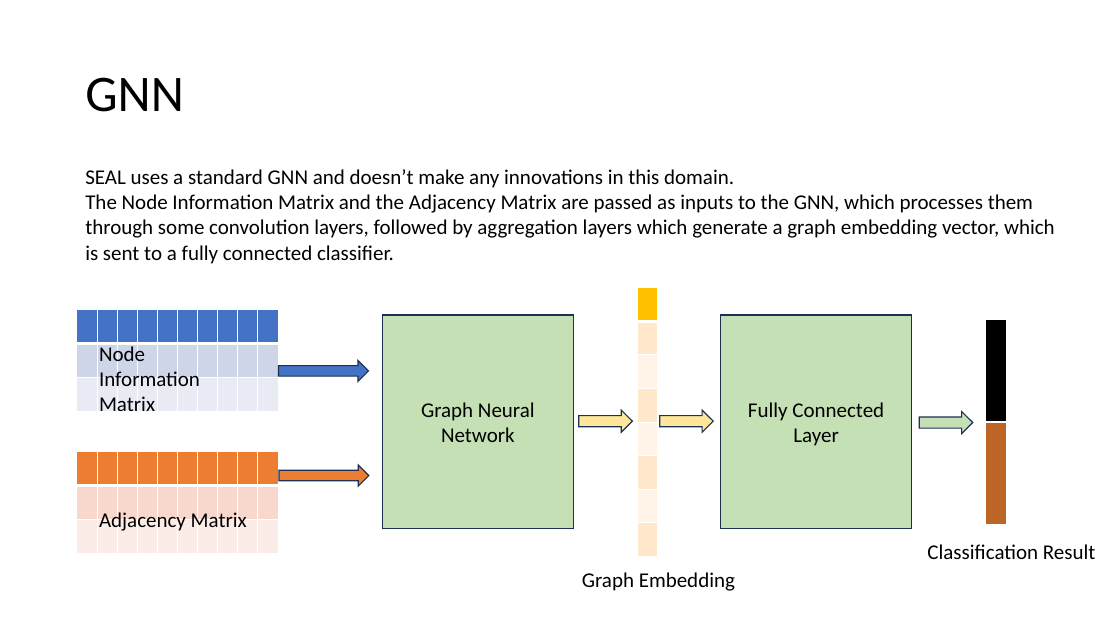
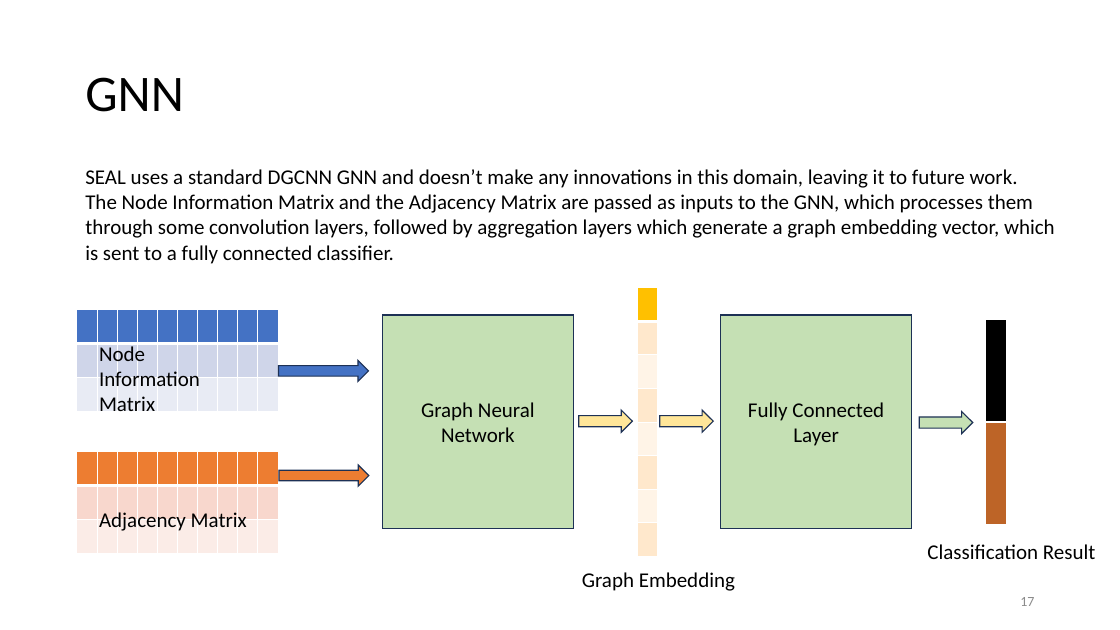
Before and after one commit to tongshu83/tongshu83.github.io, a slide deck: slide 17 of html/seminar/DhroovPandey_NeurIPS18_SEAL_slides.pptx (slide 15 before the commit). Drawn at 1120x630 pixels with LibreOffice and Linux fonts; fonts in the diff are those of the drawing. Boxes give left, top, right and bottom in pixels: in the first picture for what was removed or moved away, otherwise in the second. Text is boxed around its words. In the diff, an @@ line names an element or a change of style, - is before the commit and + after.

```diff
--- a/html/seminar/DhroovPandey_NeurIPS18_SEAL_slides.pptx
+++ b/html/seminar/DhroovPandey_NeurIPS18_SEAL_slides.pptx
@@ text at box(85, 169, 1018, 188): text changed @@
-SEAL uses a standard GNN and doesn’t make any innovations in this domain.
+SEAL uses a standard DGCNN GNN and doesn’t make any innovations in this domain, leaving it to future work.
@@ page number added at box(1020, 597, 1034, 606), 12 pt, text #8C8C8C @@
+17
```
Also in this commit, not shown: 14 other slides changed, 3 slides added, 19 other files.
